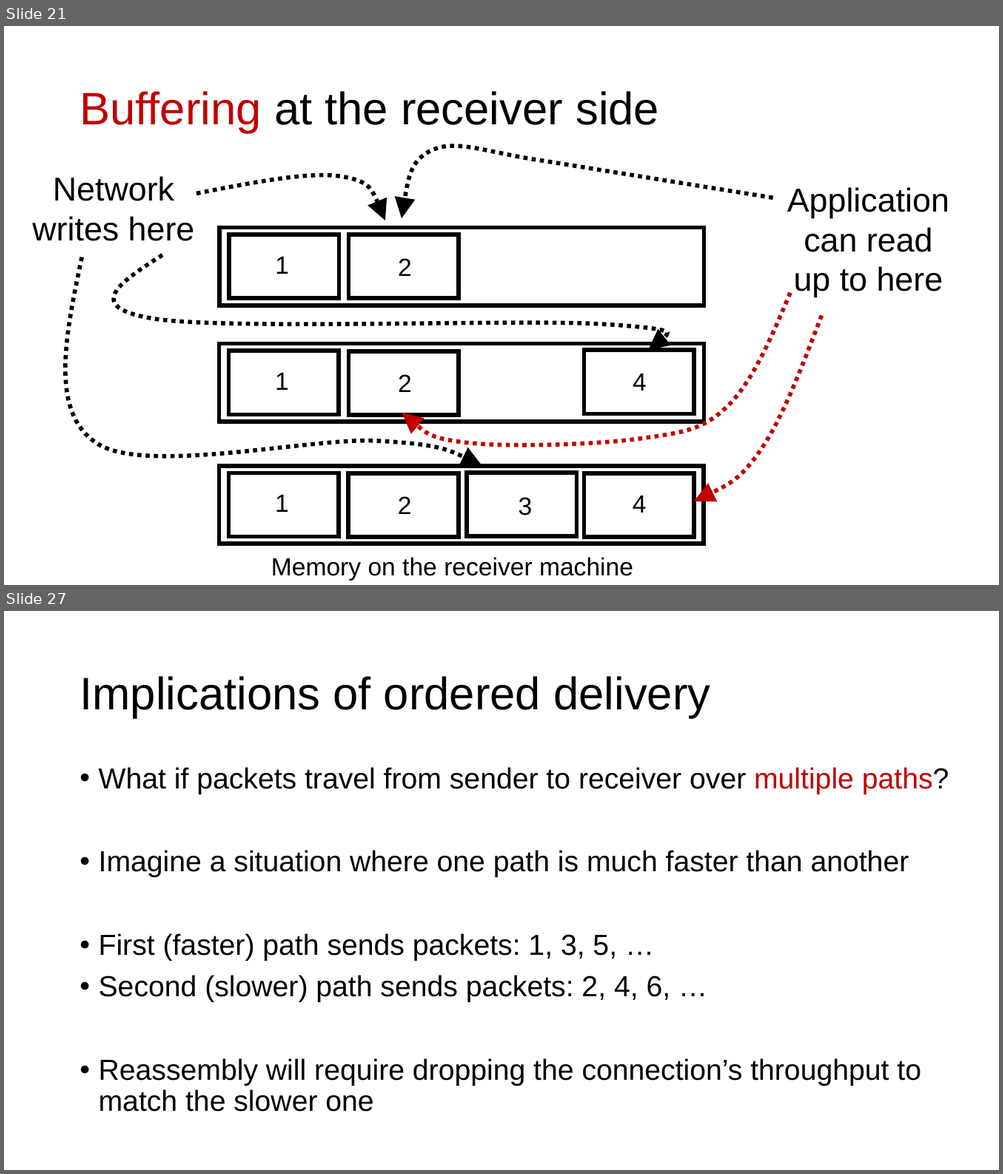
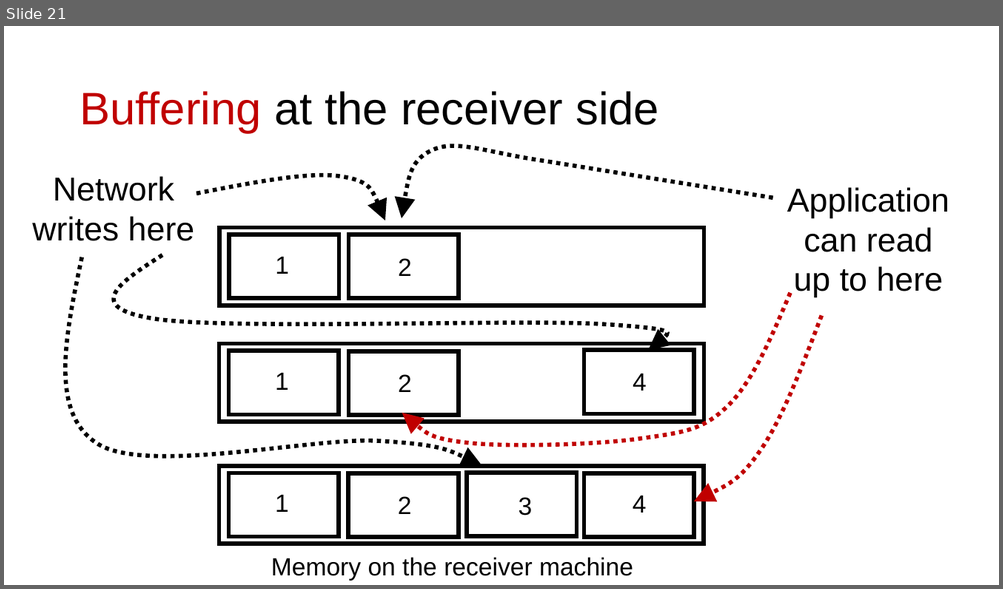
Before and after one commit to ngsrinivas/coursegen, a slide deck: ex/552-F19/lectures/05-transport.pptx. Shown one above the other, each under a label of ours: slides 21 and 27 before the commit, slide 21 after it; the slides between them are not shown. The pictures are 1003x1174 and 1003x589 pixels, drawn with LibreOffice and Linux fonts; fonts in the diff are those of the drawing. Boxes give left, top, right and bottom in pixels: in the first picture for what was removed or moved away, otherwise in the second. Text is boxed around its words. In the diff, an @@ line names an element or a change of style, - is before the commit and + after.

```diff
--- a/ex/552-F19/lectures/05-transport.pptx
+++ b/ex/552-F19/lectures/05-transport.pptx
@@ slide 27 removed at bbox=[4, 611, 999, 1170], background #FFFFFF @@
@@ title removed at bbox=[79, 676, 710, 718] @@
-Implications of ordered delivery
@@ text removed at bbox=[99, 767, 949, 1112] @@
-• What if packets travel from sender to receiver over multiple paths?
-• Imagine a situation where one path is much faster than another
-• First (faster) path sends packets: 1, 3, 5, …
-• Second (slower) path sends packets: 2, 4, 6, …
-• Reassembly will require dropping the connection’s throughput to match the slower one
```
Also in this commit, not shown: 1 slide changed, 27 other slides removed, 3 other files.
